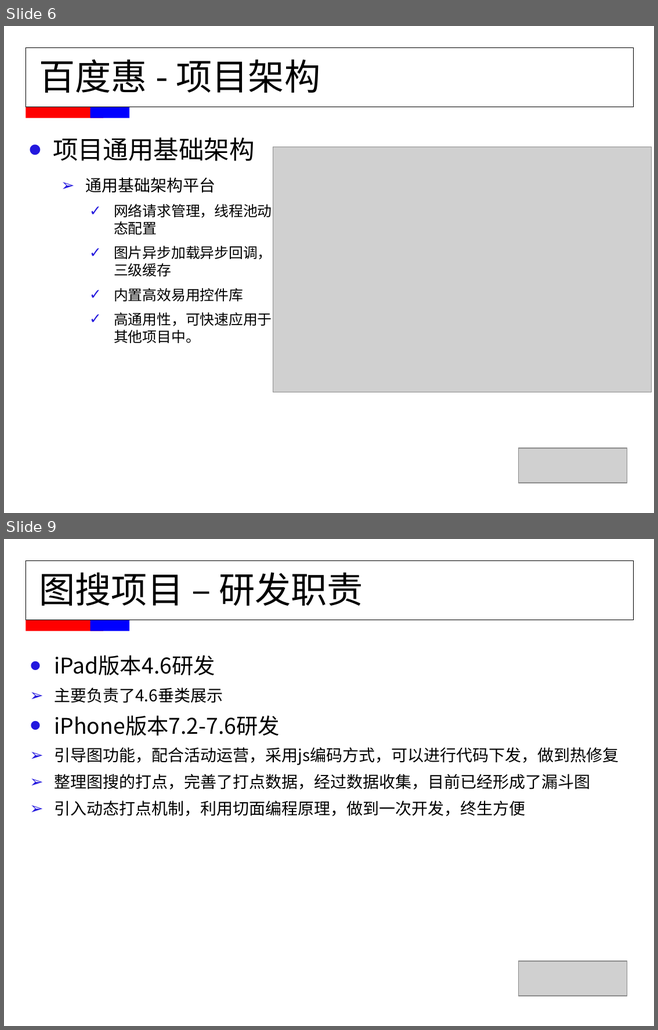
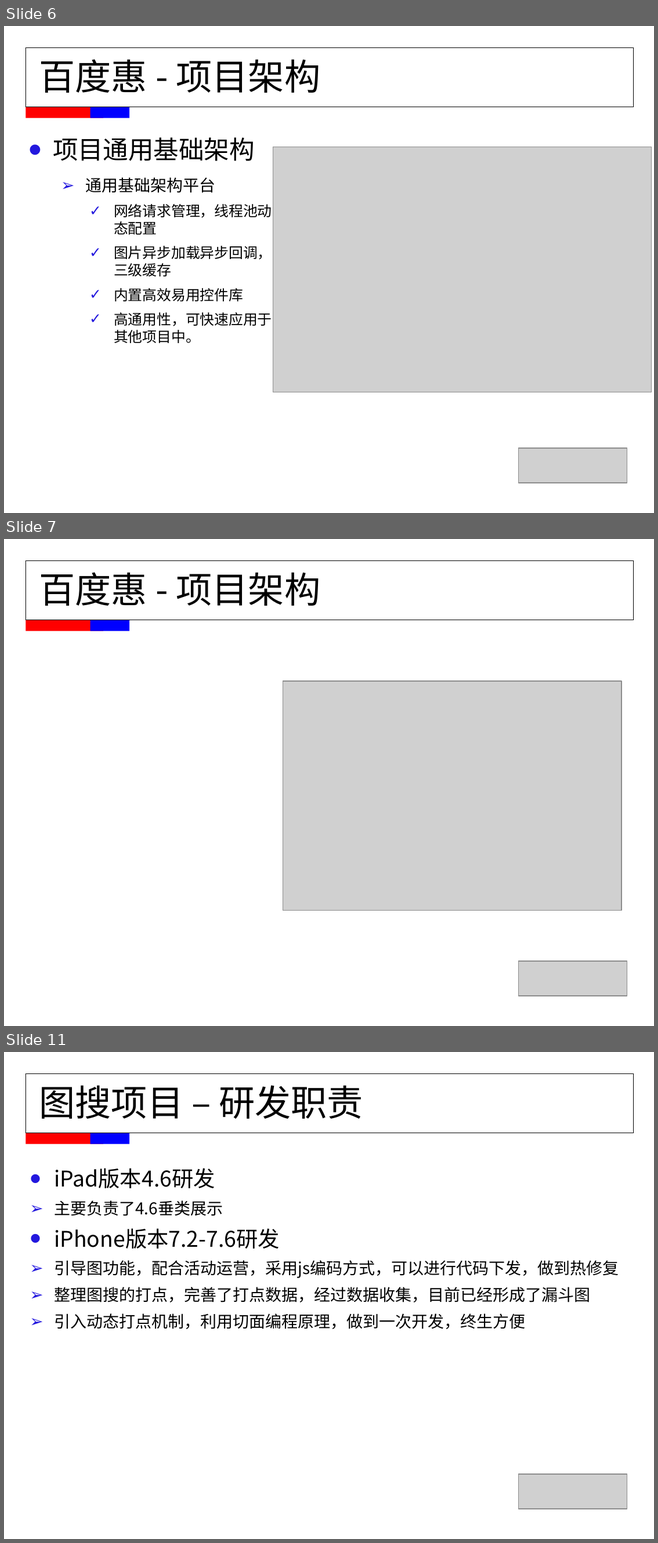
Before and after one commit to FridayAndHoliday/ElenaCodeManager, a slide deck: document/MMS职称评定-董伟平.ppt. Shown one above the other, each under a label of ours: slides 6 and 9 before the commit, slides 6, 7 and 11 after it; the slides between them are not shown. The pictures are 658x1030 and 658x1543 pixels, drawn with LibreOffice and Linux fonts; fonts in the diff are those of the drawing; grey boxes stand for pictures. Boxes give left, top, right and bottom in pixels: in the first picture for what was removed or moved away, otherwise in the second. Text is boxed around its words. In the diff, an @@ line names an element or a change of style, - is before the commit and + after.

```diff
--- a/document/MMS职称评定-董伟平.ppt
+++ b/document/MMS职称评定-董伟平.ppt
@@ slide 7 added at [4,539,654,1026], background #FFFFFF @@
@@ rectangle added at [25,560,633,620], outline #000000 0.74 pt @@
@@ title added at [39,572,321,606], 40 pt, text #000000 @@
+百度惠 - 项目架构
@@ rectangle added at [25,620,103,631], fill #FF0000 @@
@@ rectangle added at [90,620,129,631], fill #0000FF @@
@@ picture added at [282,681,621,911] @@
@@ picture added at [518,961,627,996] @@
@@ what was slide 9 is now slide 11 @@
```
Also in this commit, not shown: 3 slides changed, 1 other slide added, 1 slide removed.
